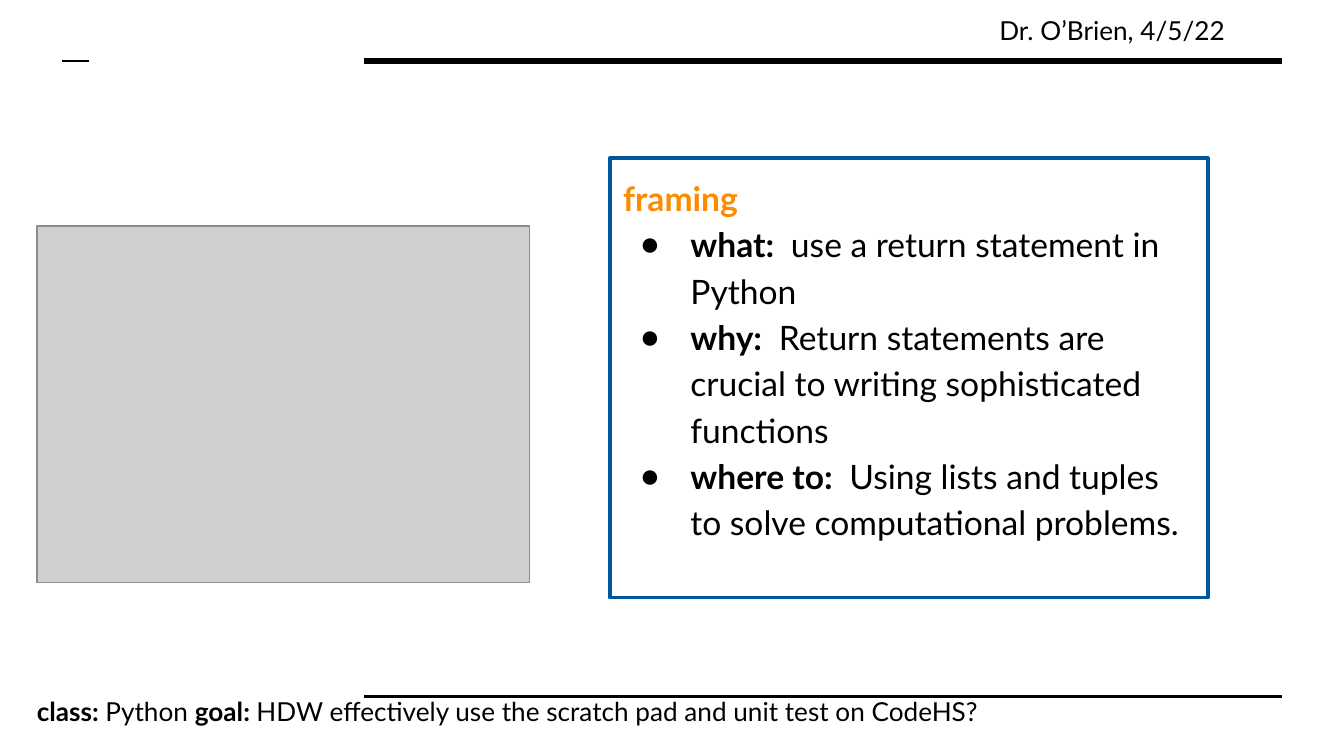
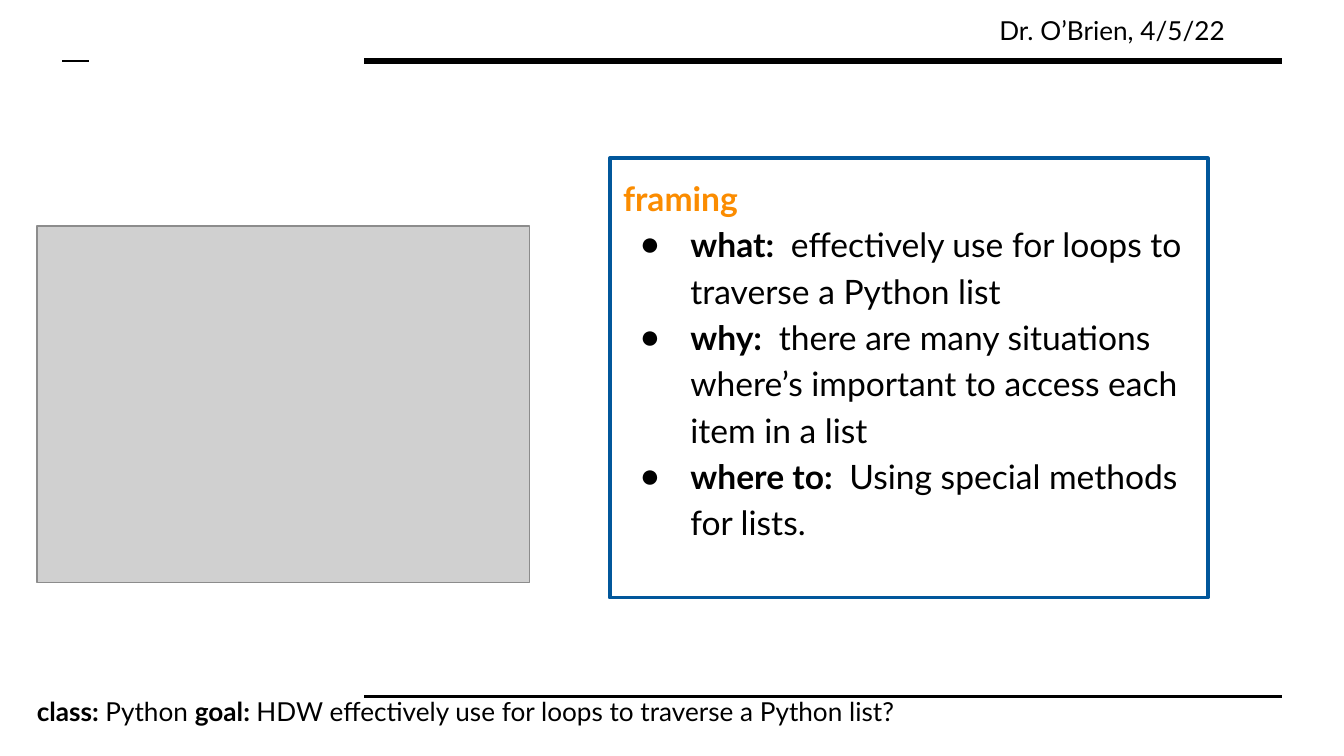
Before and after one commit to cobrien87/work, a slide deck: slide 3 of print/python2_9_02.pptx. Drawn at 1344x756 pixels with LibreOffice and Linux fonts; fonts in the diff are those of the drawing; grey boxes stand for pictures; background and template pictures are left out. Boxes give left, top, right and bottom in pixels: in the first picture for what was removed or moved away, otherwise in the second. Text is boxed around its words. In the diff, an @@ line names an element or a change of style, - is before the commit and + after.

```diff
--- a/print/python2_9_02.pptx
+++ b/print/python2_9_02.pptx
@@ text in rectangle at bbox=[690, 232, 1181, 536]: text changed @@
-● what: use a return statement in Python
-● why: Return statements are crucial to writing sophisticated functions
-● where to: Using lists and tuples to solve computational problems.
+● what: effectively use for loops to traverse a Python list
+● why: there are many situations where’s important to access each item in a list
+● where to: Using special methods for lists.
@@ text at bbox=[37, 701, 894, 726]: text changed @@
-class: Python goal: HDW effectively use the scratch pad and unit test on CodeHS?
+class: Python goal: HDW effectively use for loops to traverse a Python list?
```
Also in this commit, not shown: 4 other slides changed, 1 slide added, 1 slide removed, 17 other files.
